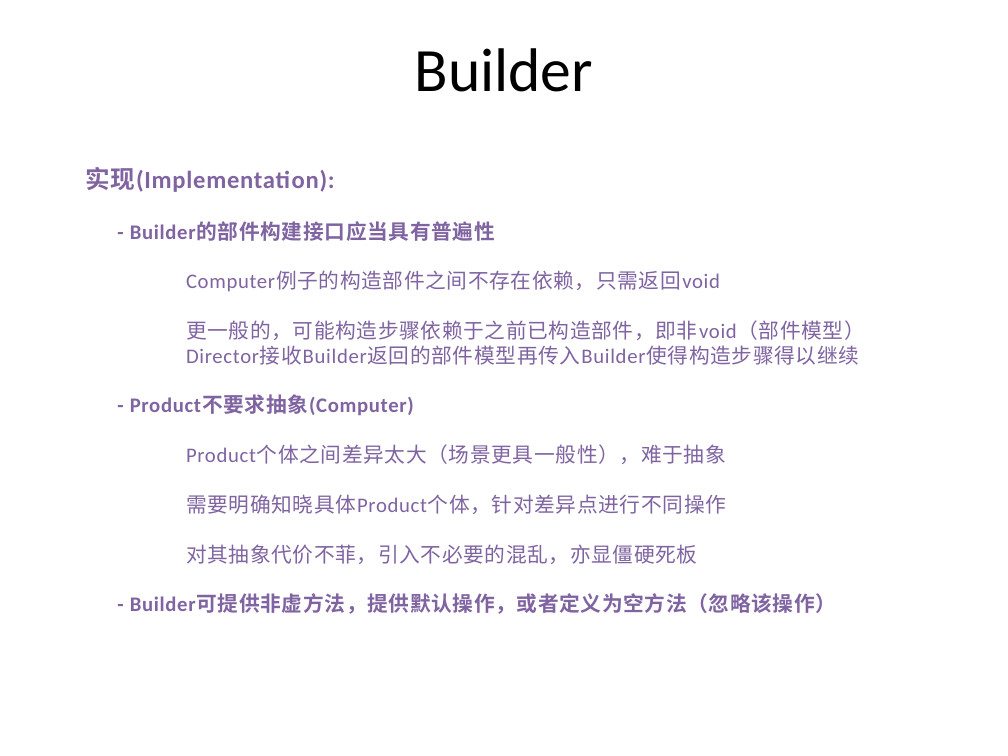
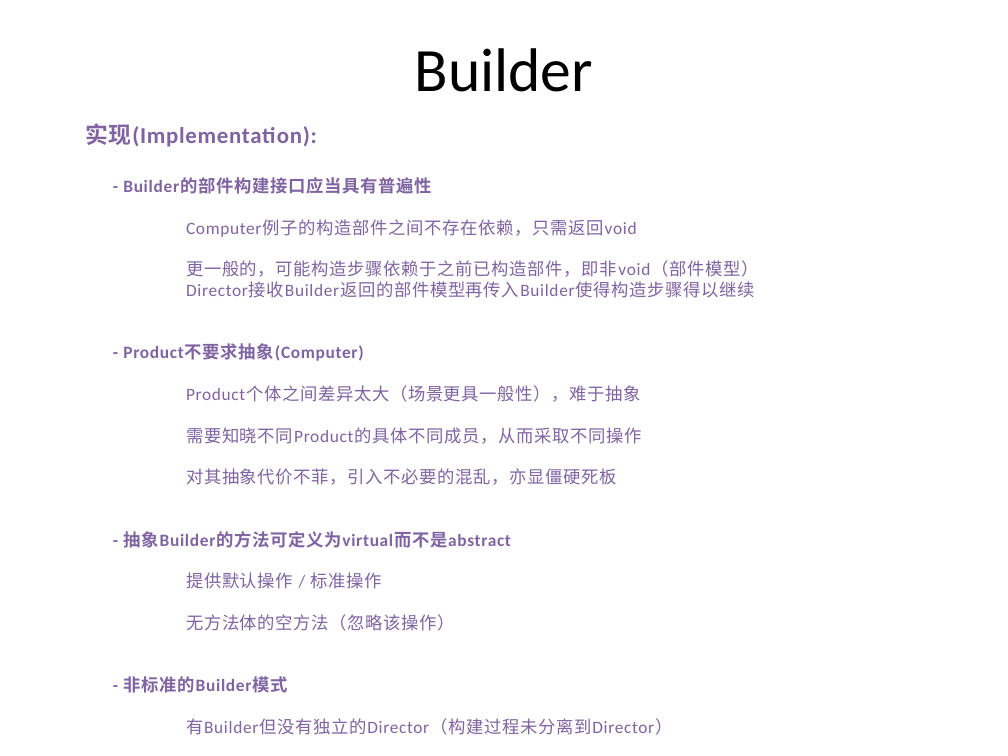
Before and after one commit to PlumpMath/DesignPattern-956, a slide deck: slide 17 of _Doc/DesignPattern.P2.Creational(Bulder).pptx. Drawn at 1008x756 pixels with LibreOffice and Linux fonts; fonts in the diff are those of the drawing. Boxes give left, top, right and bottom in pixels: in the first picture for what was removed or moved away, otherwise in the second. Text is boxed around its words. In the diff, an @@ line names an element or a change of style, - is before the commit and + after.

```diff
--- a/_Doc/DesignPattern.P2.Creational(Bulder).pptx
+++ b/_Doc/DesignPattern.P2.Creational(Bulder).pptx
@@ text "实现(Implementation):": place and size @@
-text "实现(Implementation):" at box(85, 167, 865, 614)
+text "实现(Implementation):" at box(123, 178, 758, 735)
@@ text at box(123, 178, 758, 485): size 17.6 to 16.3 pt in "实现(Implementation):"; size 14.8 to 12.4 pt in "- Builder的部件构建接口应当具有普遍性", "Computer例子的构造部件之间不存在依赖，只需返回void", "更一般的，可能构造步骤依赖于之前已构造部件，即非void（部件模型）", "Director接收Builder返回的部件模型再传入Builder使得构造步骤得以继续" and 3 more places @@
@@ text at box(186, 427, 641, 444): text changed; size 14.8 to 12.4 pt @@
-需要明确知晓具体Product个体，针对差异点进行不同操作
+需要知晓不同Product的具体不同成员，从而采取不同操作
@@ text at box(124, 531, 672, 735): text changed; size 14.8 to 12.4 pt; bold off @@
-- Builder可提供非虚方法，提供默认操作，或者定义为空方法（忽略该操作）
+- 抽象Builder的方法可定义为virtual而不是abstract
+提供默认操作 / 标准操作
+无方法体的空方法（忽略该操作）
+- 非标准的Builder模式
+有Builder但没有独立的Director（构建过程未分离到Director）
+Product作为Director（Product自己控制构建过程，自己构建自己，依赖Builder）
```
Also in this commit, not shown: 5 other slides changed, 1 other file.
